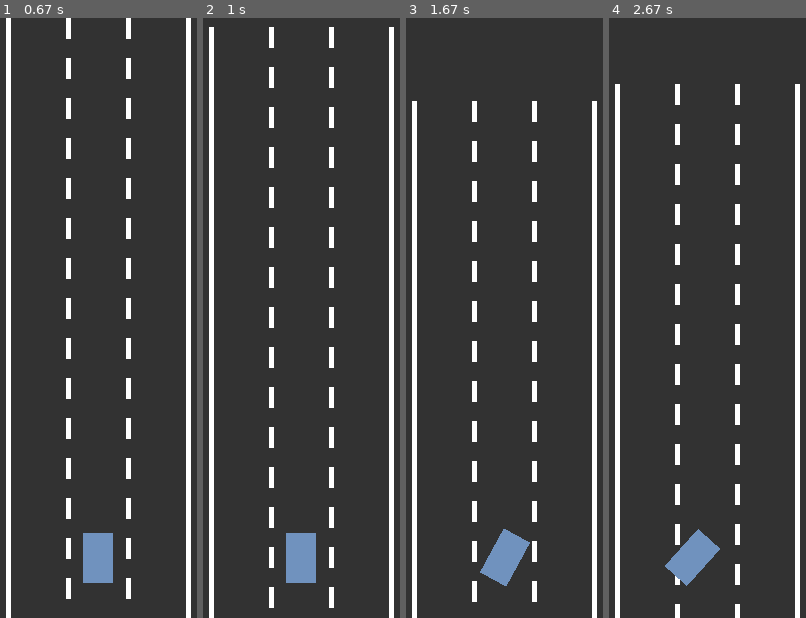
Above: before the commit, frames 1-4 (left to right).
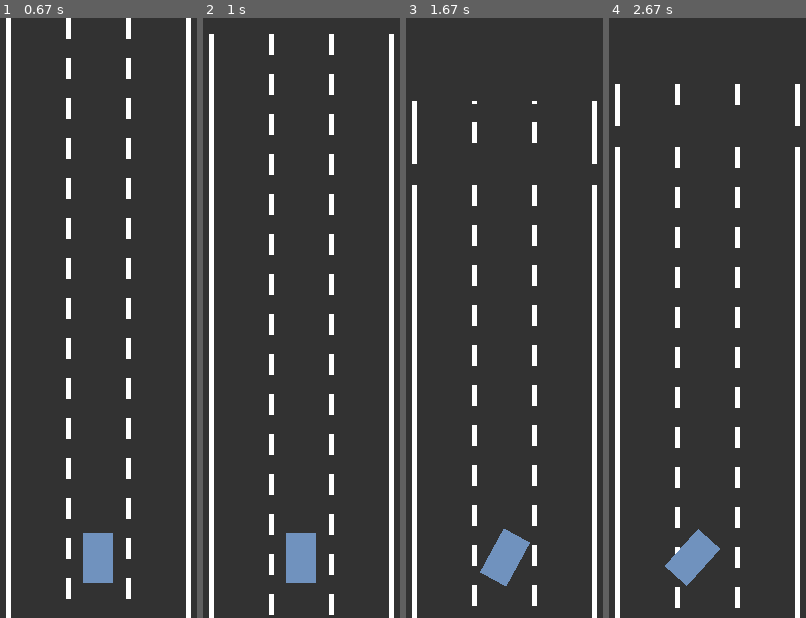
Above: after the commit, the same moments.

Repository: kc-raahi/self-driving-car-sim
Game: pygame game, started from car.py
Same seed, same stepped clock (60 frames per second), same inputs: the game is played once before the commit and once after it.
Inputs:
- Up to frame 1 (0.67 s): hold Right from 0.33 s (still down)
- Up to frame 2 (1 s): release Right at 0.8 s; hold Up from 0.83 s (still down)
- Up to frame 3 (1.67 s): release Up at 1.3 s; hold Right from 1.33 s (still down)
- Up to frame 4 (2.67 s): release Right at 1.8 s; hold Down from 2.4 s (still down)

Frame 1 is identical in both runs. In frame 2, 1.8% of the frame differs, in the area x 3-97%, y 1-100%; in frame 3, 1.4%; in frame 4, 3.7%, in the area x 3-97%, y 17-100%.

Commit message:
20230710 - beginning road scrolling functionality

Diff:
--- a/car.py
+++ b/car.py
@@ -131,28 +131,18 @@
         self.lines = []
 
     def set_lines(self):
-        for i in range(self.lane_count+1):
-            x = lerp(self.left, self.right, i / self.lane_count)
-            if i == 0 or i == self.lane_count:
-                height = SCREEN_HEIGHT
-                self.lines.append(Line(x,0, SCREEN_HEIGHT))
-            else:
-                height = DASH_HEIGHT
-                for j in range(0, SCREEN_HEIGHT, DASH_HEIGHT * 2):
-                    self.lines.append(Line(x, j, DASH_HEIGHT))
-
-    def draw(self, my_screen):
-        for i in range(self.lane_count+1):
+        for i in range(self.lane_count + 1):
             x = lerp(self.left, self.right, i / self.lane_count)
             if i == 0 or i == self.lane_count:
                 step = DASH_HEIGHT
-                pygame.draw.line(my_screen, LINE_COL, (x, 0), (x, SCREEN_HEIGHT), width=LINE_WIDTH)
             else:
                 step = DASH_HEIGHT * 2
-                for j in range(0, SCREEN_HEIGHT, DASH_HEIGHT*2):
-                    self.lines.append(Line(x, j, DASH_HEIGHT))
-                    pygame.draw.line(my_screen, LINE_COL, (x, j), (x, j+DASH_HEIGHT), width=LINE_WIDTH)
-
+            for j in range(0, SCREEN_HEIGHT, step):
+                self.lines.append(Line(x, j, DASH_HEIGHT))
+
+    def draw(self, my_screen):
+        for line in self.lines:
+            pygame.draw.line(my_screen, LINE_COL, (line.x, line.y), (line.x, line.y+DASH_HEIGHT), width=LINE_WIDTH)
 
 
     def get_lane_center(self, lane_index):
@@ -166,9 +156,11 @@
         my_screen.fill(ROAD_COL)
         for line in self.lines:
             line.y -= car.speed
-            if line.y >= SCREEN_HEIGHT:
+            if line.y > SCREEN_HEIGHT:
                 line.y = -DASH_HEIGHT
                 #print("Reset line")
+            if line.y < -DASH_HEIGHT:
+                line.y = SCREEN_HEIGHT
             #pygame.draw.line(my_screen, LINE_COL, (line.x, line.y), (line.x, line.y+line.h), width=LINE_WIDTH)
         my_screen.blit(temp, (0, -car.y+SCREEN_HEIGHT * 0.9))
 
@@ -178,6 +170,7 @@
     screen = pygame.display.set_mode((SCREEN_WIDTH, SCREEN_HEIGHT))
     pygame.display.set_caption("Self-Driving Car")
     road = Road(SCREEN_WIDTH/2, SCREEN_WIDTH*0.9)
+    road.set_lines()
     driver = Car(road.get_lane_center(int(road.lane_count/2)), SCREEN_HEIGHT*0.9)   #int(lanes/2)+(width/lanes)
     run = True
     clock = pygame.time.Clock()
